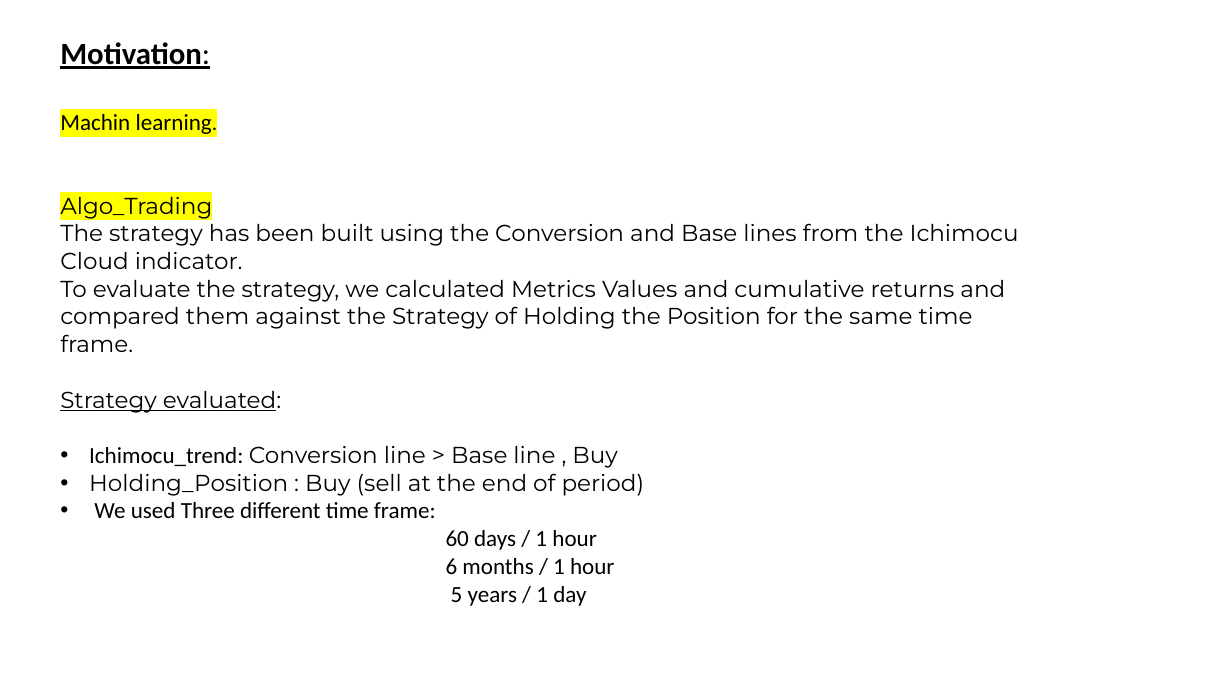
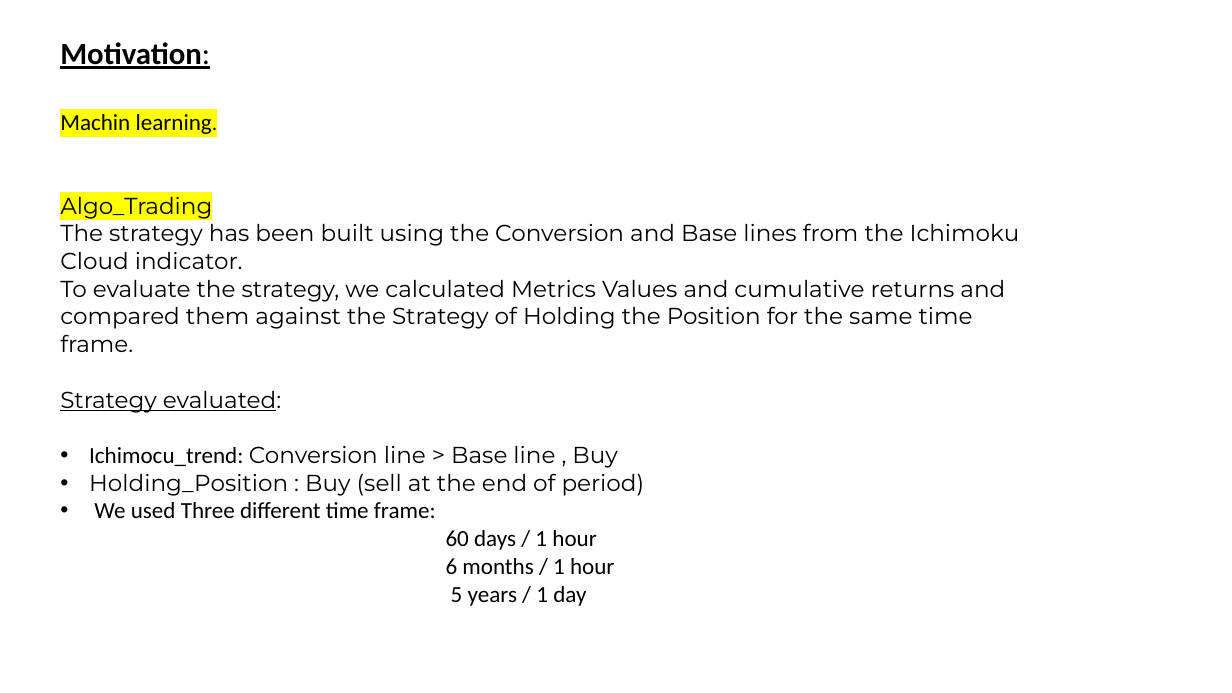
Before and after one commit to Tylryan/Stock-Report, a slide deck: slide 2 of Presentation/Project_3_presentation_RQ.pptx. Drawn at 1232x693 pixels with LibreOffice and Linux fonts; fonts in the diff are those of the drawing. Boxes give left, top, right and bottom in pixels: in the first picture for what was removed or moved away, otherwise in the second. Text is boxed around its words. In the diff, an @@ line names an element or a change of style, - is before the commit and + after.

```diff
--- a/Presentation/Project_3_presentation_RQ.pptx
+++ b/Presentation/Project_3_presentation_RQ.pptx
@@ text at <box>60,219,1020,269</box>: text changed @@
-The strategy has been built using the Conversion and Base lines from the Ichimocu Cloud indicator.
+The strategy has been built using the Conversion and Base lines from the Ichimoku Cloud indicator.
```
Also in this commit, not shown: 1 other slide changed.
